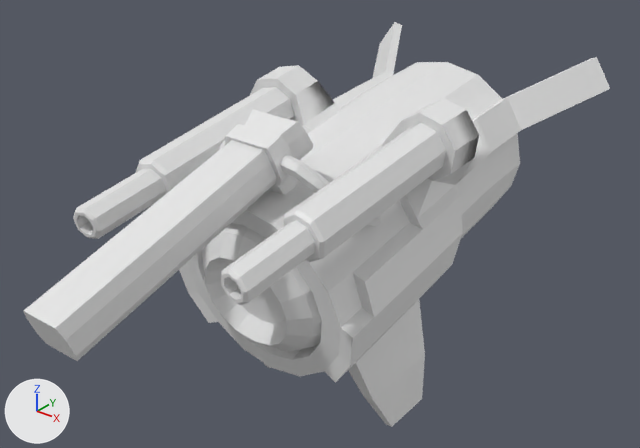
What one commit did to the FBX model Assets/3D-models/drone/drone.fbx.
Both versions are drawn from a 50 mm camera at (1.76, -2.24, 2.9) aimed at (-0.04, 0.0, 1.51). The axes (+X, +Y, +Z) are drawn at lower left. The lights are the same throughout. Where no turn or scale is listed for an object, it has been applied to the vertices.
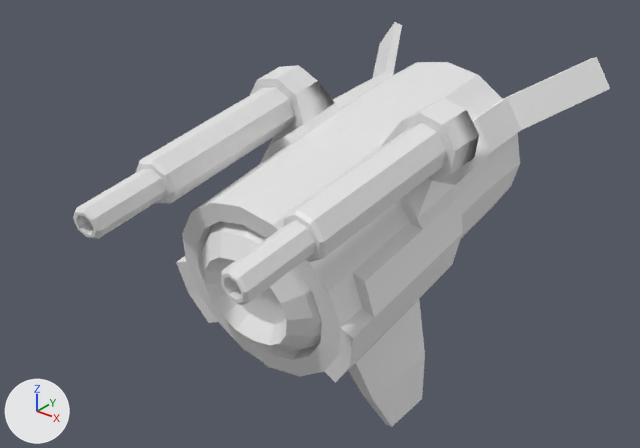
Commit message: Fix drone model

What differs and where, as boxes (x1, y1, x2, y2) in the pictures (640 x 448 px):
'Cylinder.001', deleted
    before: (24, 110, 381, 361)

The edits, one by one:
Object 'Cylinder.001' (ob_cylinder_001) is deleted.
